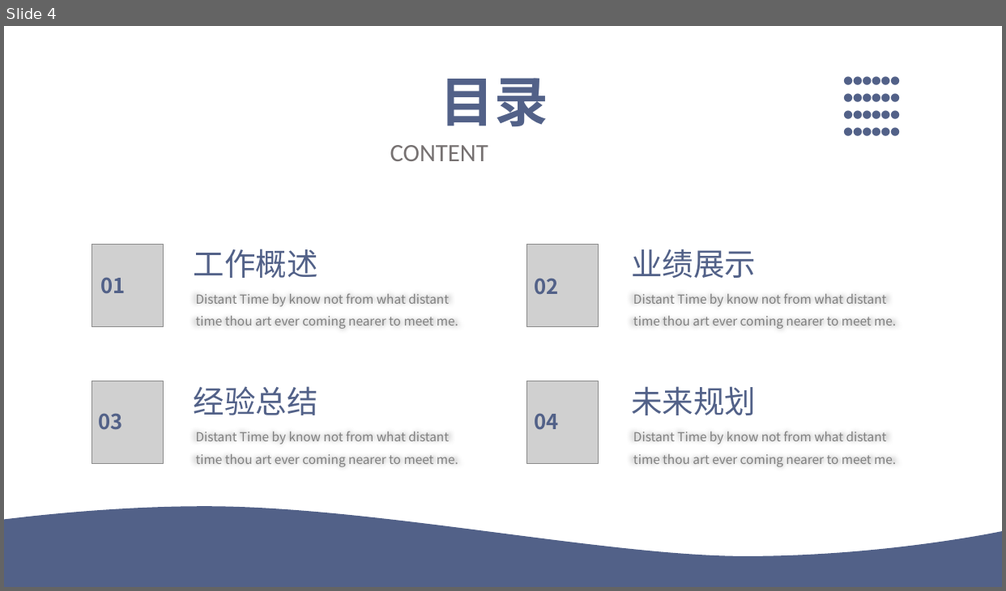
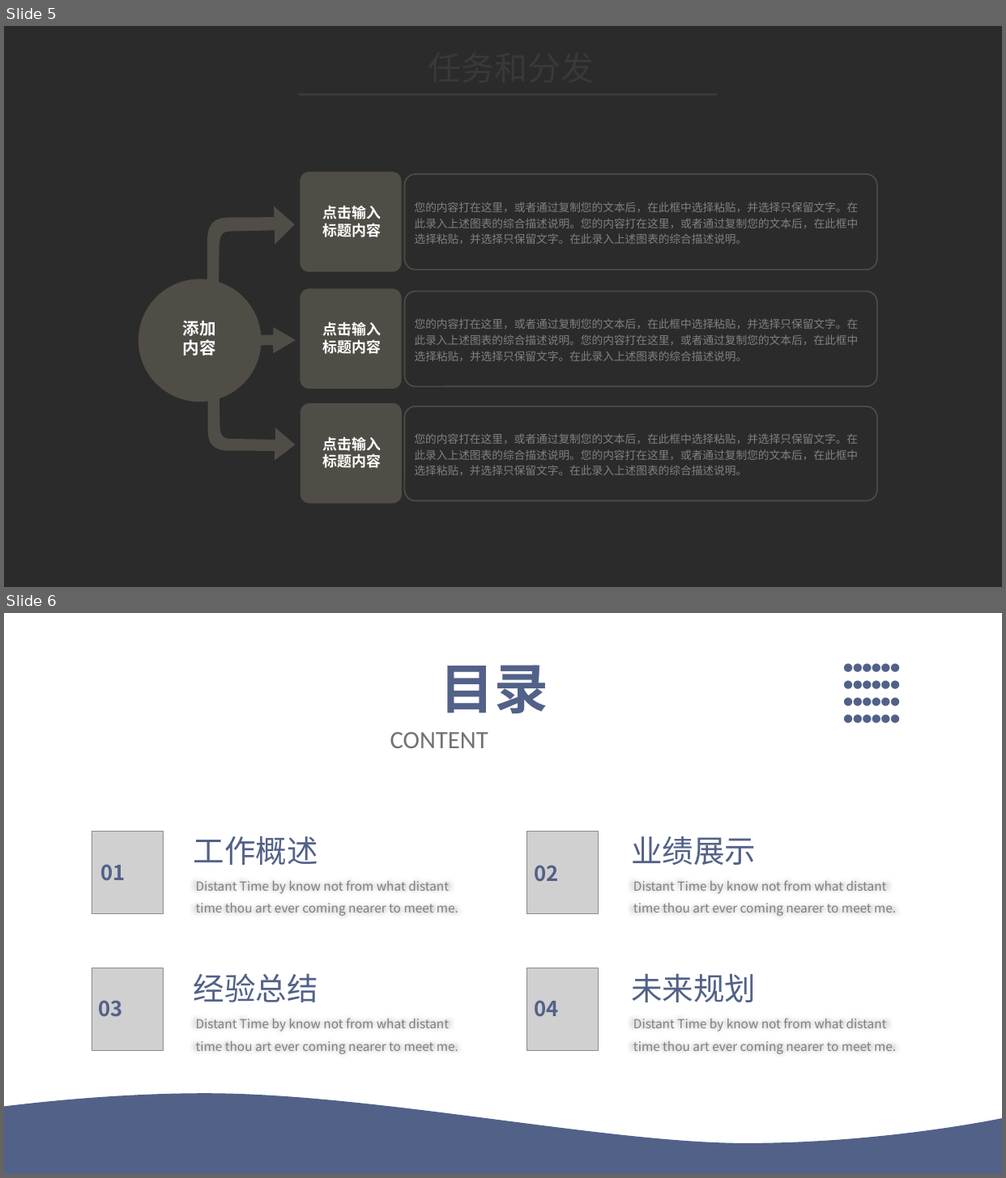
Before and after one commit to xuecat/IngestTask, a slide deck: ingesttask.pptx. Shown one above the other, each under a label of ours: slide 4 before the commit, slides 5 and 6 after it. The pictures are 1006x591 and 1006x1178 pixels, drawn with LibreOffice and Linux fonts; fonts in the diff are those of the drawing; grey boxes stand for pictures; background and template pictures are left out; a plain dark background stands for a picture behind light text. Boxes give left, top, right and bottom in pixels: in the first picture for what was removed or moved away, otherwise in the second. Text is boxed around its words. In the diff, an @@ line names an element or a change of style, - is before the commit and + after.

```diff
--- a/ingesttask.pptx
+++ b/ingesttask.pptx
@@ slide 5 added at box(4, 26, 1002, 587), background picture (left out) @@
@@ text added at box(285, 44, 739, 92), 32 pt, text #3B3838 @@
+任务和分发
@@ line added from (297, 95) to (717, 95), #3B3838 2 pt @@
@@ rounded rectangle added at box(300, 172, 401, 272), fill #504D47 @@
@@ rounded rectangle added at box(404, 174, 877, 270), outline #504D47 1.25 pt, 10.7 pt, text #808080 @@
+您的内容打在这里，或者通过复制您的文本后，在此框中选择粘贴，并选择只保留文字。在此录入上述图表的综合描述说明。您的内容打在这里，或者通过复制您的文本后，在此框中选择粘贴，并选择只保留文字。在此录入上述图表的综合描述说明。
@@ freeform shape added at box(207, 207, 296, 347), fill #504D47 @@
@@ text added at box(322, 205, 381, 237), 14 pt, text #FFFFFF, bold @@
+点击输入标题内容
@@ ellipse added at box(138, 279, 261, 402), fill #504D47 @@
@@ rounded rectangle added at box(300, 288, 402, 389), fill #504D47 @@
@@ rounded rectangle added at box(404, 292, 877, 386), outline #504D47 1.25 pt, 10.7 pt, text #808080 @@
+您的内容打在这里，或者通过复制您的文本后，在此框中选择粘贴，并选择只保留文字。在此录入上述图表的综合描述说明。您的内容打在这里，或者通过复制您的文本后，在此框中选择粘贴，并选择只保留文字。在此录入上述图表的综合描述说明。
@@ text added at box(183, 321, 216, 356), 16 pt, text #FFFFFF, bold @@
+添加
+内容
@@ freeform shape added at box(192, 327, 296, 354), fill #504D47 @@
@@ freeform shape added at box(207, 339, 296, 460), fill #504D47 @@
@@ text added at box(322, 322, 381, 354), 14 pt, text #FFFFFF, bold @@
+点击输入标题内容
@@ rounded rectangle added at box(300, 403, 402, 504), fill #504D47 @@
@@ rounded rectangle added at box(404, 407, 877, 501), outline #504D47 1.25 pt, 10.7 pt, text #808080 @@
+您的内容打在这里，或者通过复制您的文本后，在此框中选择粘贴，并选择只保留文字。在此录入上述图表的综合描述说明。您的内容打在这里，或者通过复制您的文本后，在此框中选择粘贴，并选择只保留文字。在此录入上述图表的综合描述说明。
@@ text added at box(323, 437, 381, 468), 14 pt, text #FFFFFF, bold @@
+点击输入标题内容
@@ what was slide 4 is now slide 6 @@
```
Also in this commit, not shown: 2 slides changed, 3 other files.
